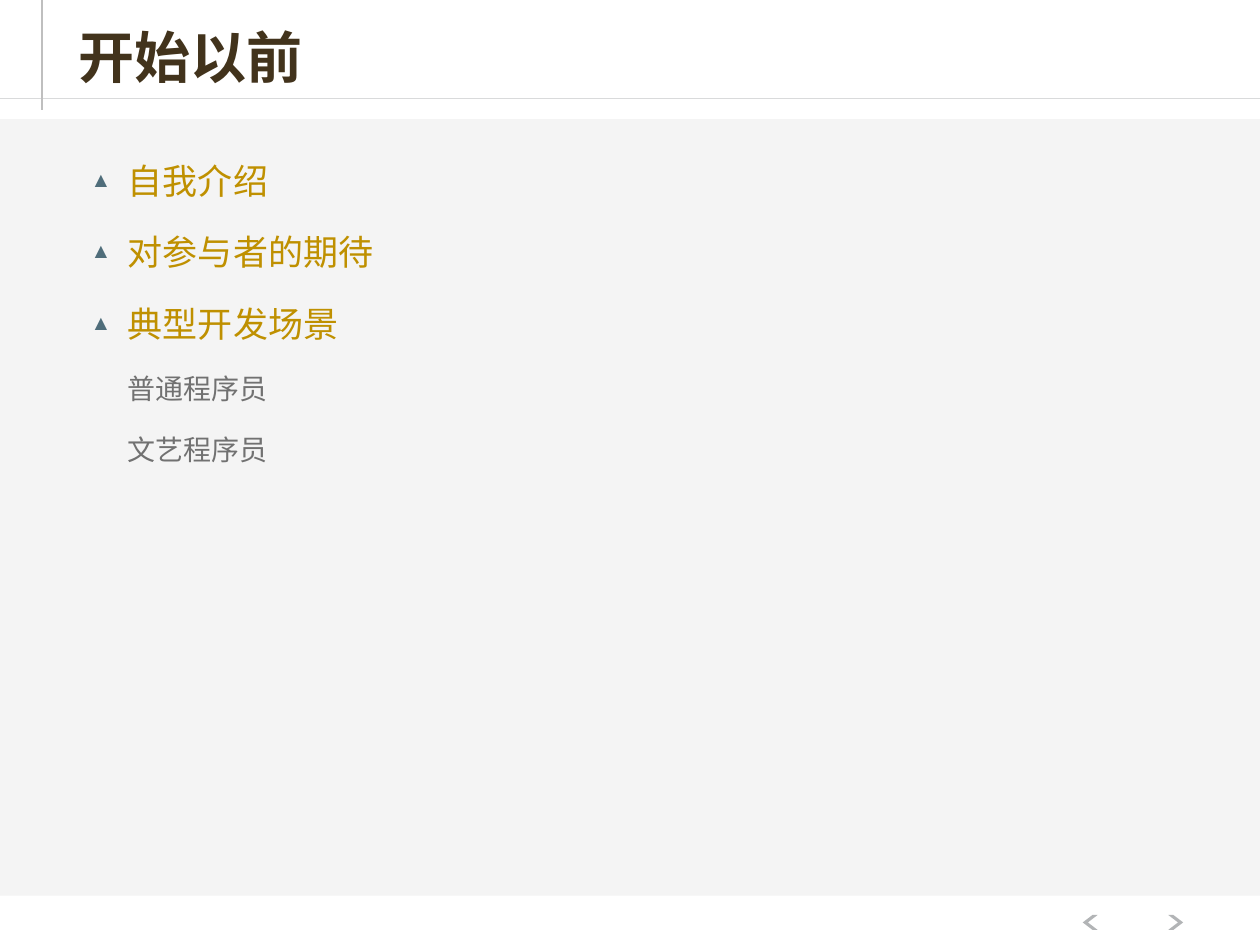
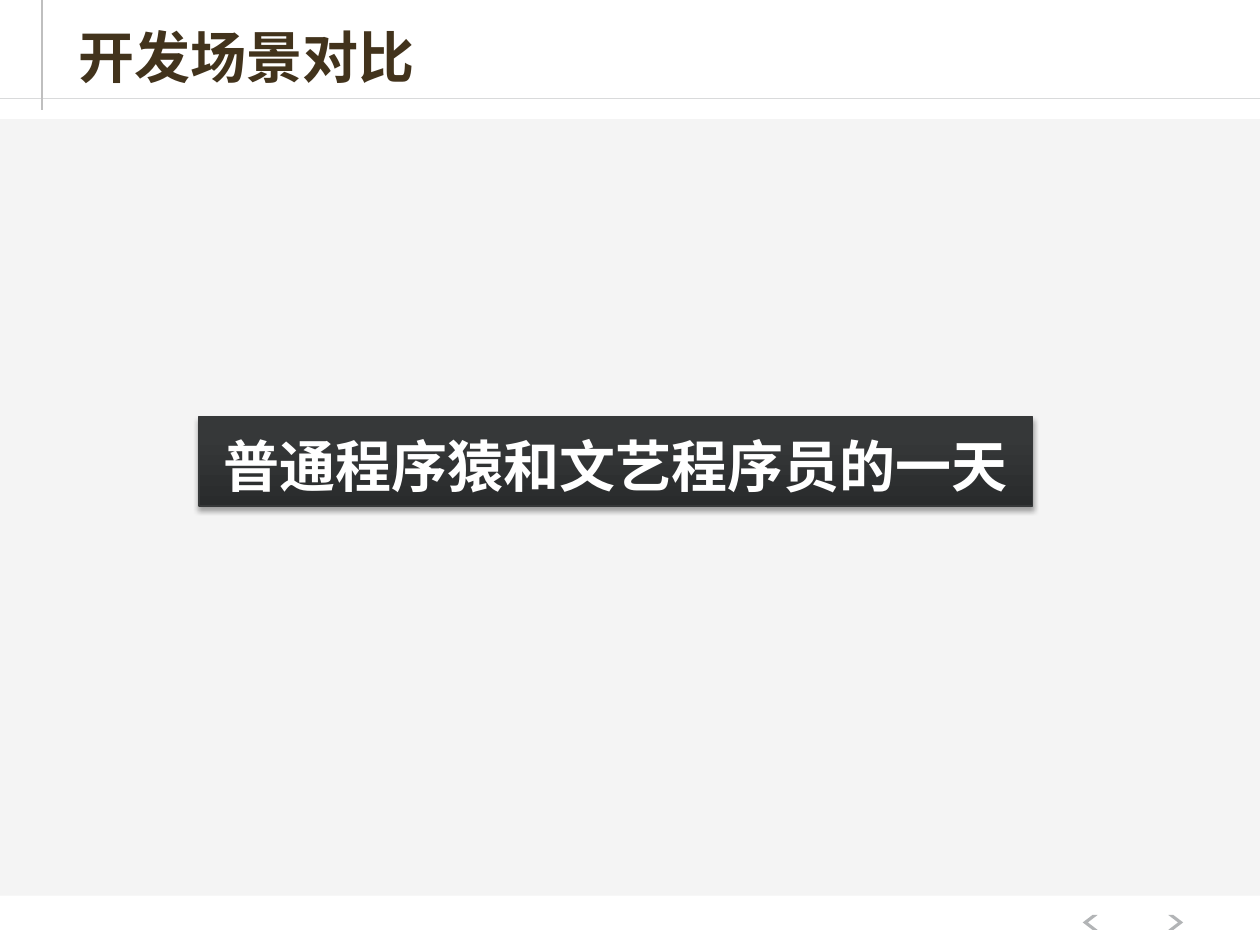
Before and after one commit to hejiehui/xross-tools-installer, a slide deck: slide 3 of doc/X-series V2.pptx (slide 2 before the commit). Drawn at 1260x945 pixels with LibreOffice and Linux fonts; fonts in the diff are those of the drawing. Boxes give left, top, right and bottom in pixels: in the first picture for what was removed or moved away, otherwise in the second. Text is boxed around its words. In the diff, an @@ line names an element or a change of style, - is before the commit and + after.

```diff
--- a/doc/X-series V2.pptx
+++ b/doc/X-series V2.pptx
@@ title at (78,30,414,83): text changed @@
-开始以前
+开发场景对比
@@ text removed at (128,164,373,462) @@
-▲ 自我介绍
-▲ 对参与者的期待
-▲ 典型开发场景
-    普通程序员
-    文艺程序员
@@ rectangle added at (199,417,1032,507), fill gradient #292B2C to #36383A to #36393A, outline #37393A 0.75 pt, 32 pt, text #FFFFFF, bold @@
+普通程序猿和文艺程序员的一天
```
Also in this commit, not shown: 6 other slides changed, 5 slides added, 2 slides removed.
